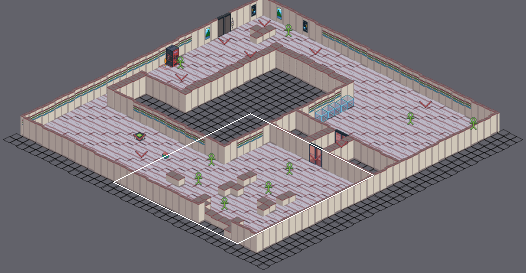
A Tiled map (JSON) gets an edit: src/map/test2.json. The picture above shows the old version from afar; the outline marks the close-up.
Close-up. Before:
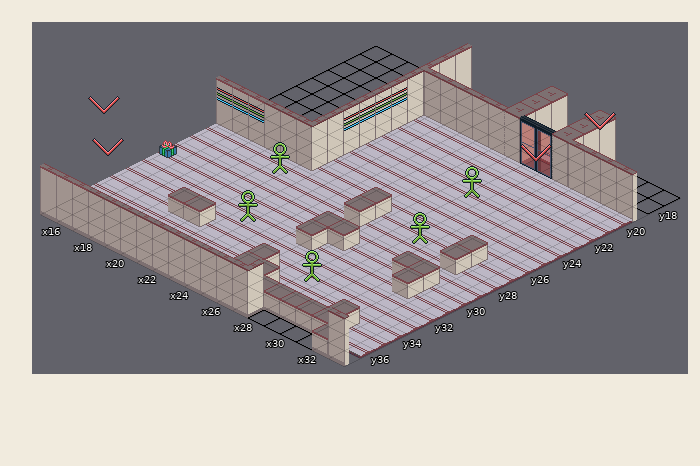
Cells are 32x16 px. Isometric: x runs down to the right, y down to the left. Shown: x 15..33, y 17..37. The commit also changed other parts of the map, which this record leaves out. Tiles whose own drawing changed are shown in their newer look in all pictures.
Once edited:
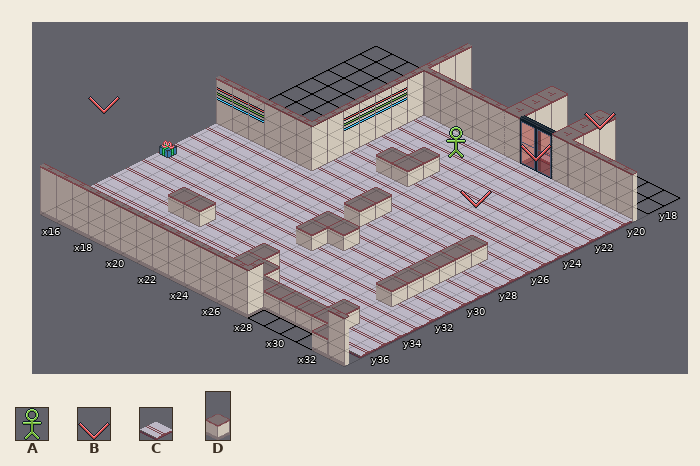
Key: from "control": A 0, B 1; from "floors": C 1; from "walls": D 16.
_ is an empty cell.
Objects are placed by the point they stand on, in cells (3,4 is the top-left corner of cell 3,4); size is 1x1 cell unless given.
Change:
Layer "Tiles":
y 23: x 24 C -> D
y 24: x 23..24 CC -> DD
y 29: x 31 C -> D
y 30: x 30 D -> C
y 32: x 31 C -> D
Layer "Objects":
changed: A "TutRobotRoamer1" at 22,32 size 1x2 -> A "TutRobotRoamer1" at 24.5,21.5 size 1x2
changed: outside this view -> B "MarkerPlayer" at 28.2,24 size 1x2
removed: A "TutRobotRoamer1" at 27.5,23.5 size 1x2
removed: A "TutRobotRoamer1" at 28.8,28 size 1x2
removed: A "TutRobotRoamer1" at 20,28 size 1x2
removed: A "TutRobotRoamer1" at 27.8,33.8 size 1x2
Boxes around the changes in both close-ups, in picture pixels (x1, y1, x2, y2):
changed: (376, 126, 492, 208)
removed: (270, 142, 290, 174)
old place: (238, 190, 258, 222)
changed: (376, 212, 456, 307)
removed: (302, 250, 322, 282)
